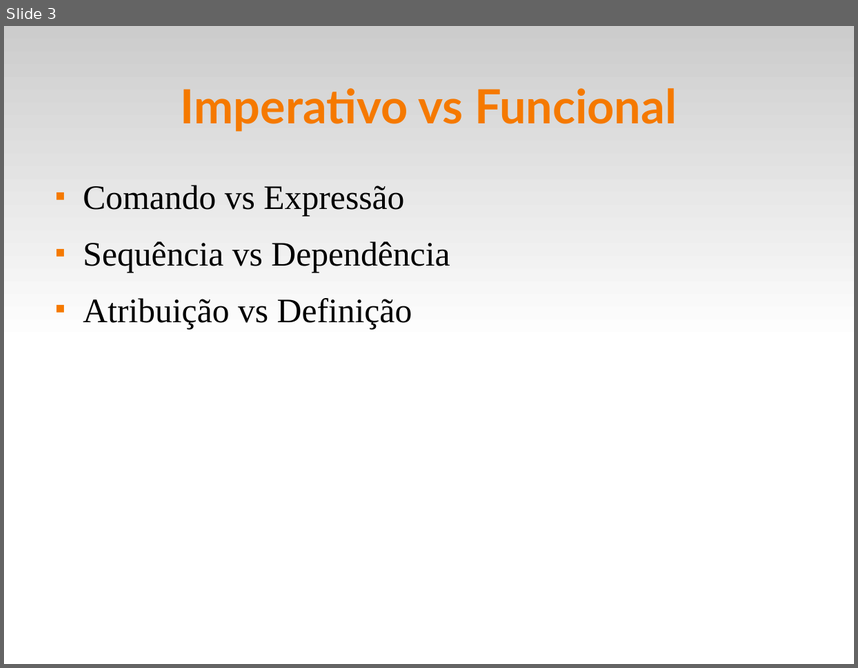
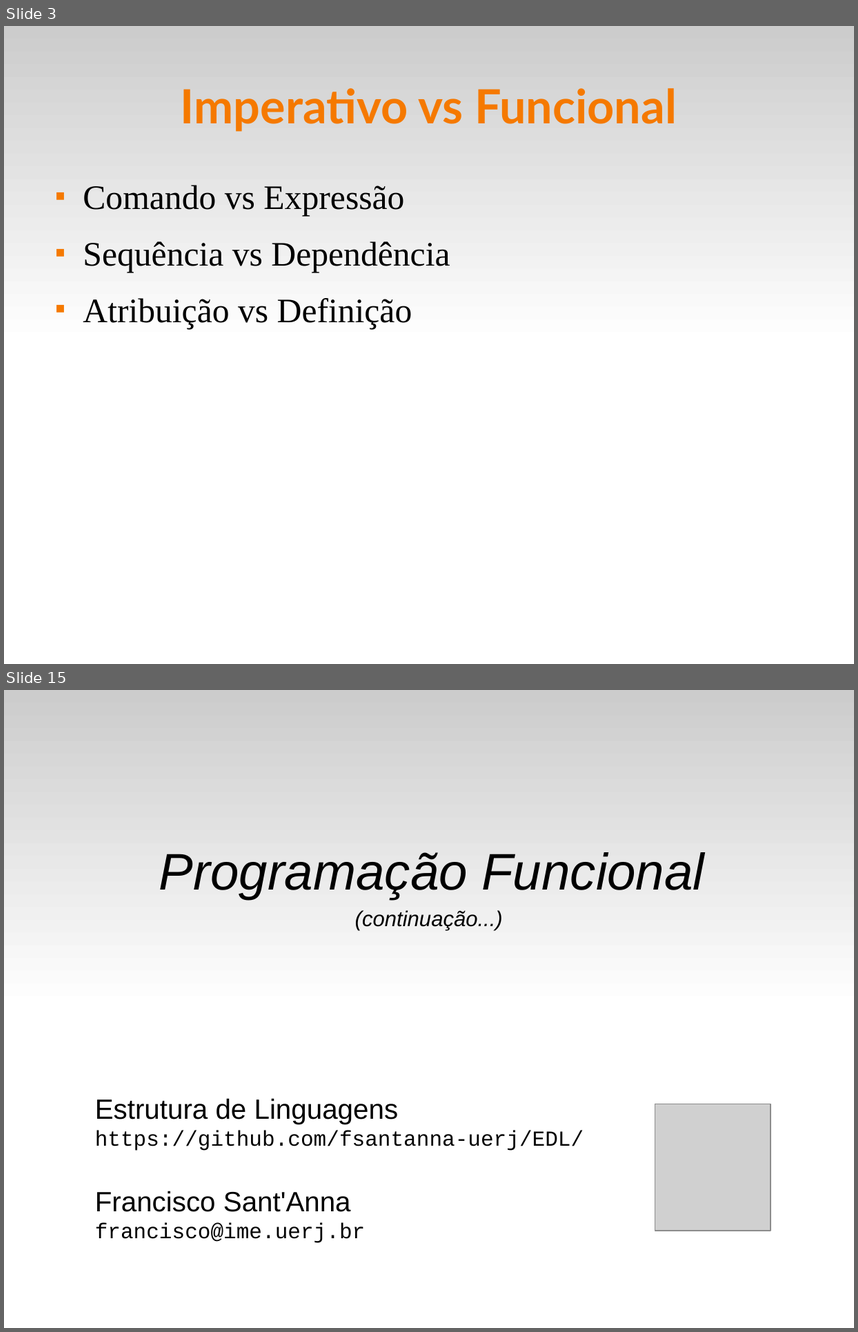
Before and after one commit to fsantanna-uerj/EDL, a slide deck: slides/edl-10-fun.odp. Shown one above the other, each under a label of ours: slide 3 before the commit, slides 3 and 15 after it; the slides between them are not shown. The pictures are 858x668 and 858x1332 pixels, drawn with LibreOffice and Linux fonts; fonts in the diff are those of the drawing; grey boxes stand for pictures. Boxes give left, top, right and bottom in pixels: in the first picture for what was removed or moved away, otherwise in the second. Text is boxed around its words. In the diff, an @@ line names an element or a change of style, - is before the commit and + after.

```diff
--- a/slides/edl-10-fun.odp
+++ b/slides/edl-10-fun.odp
@@ slide 15 added at [4, 690, 854, 1328], background #FFFFFF; not listed: 1 template element that a slide beside it also shows @@
@@ subtitle added at [159, 852, 705, 899], 48 pt, text #000000, italic @@
+Programação Funcional
@@ text added at [355, 910, 503, 930], 20 pt, text #000000, italic @@
+(continuação...)
@@ text added at [95, 1098, 584, 1243], 20 pt, text #000000 @@
+Estrutura de Linguagens
+https://github.com/fsantanna-uerj/EDL/
+Francisco Sant'Anna
+francisco@ime.uerj.br
@@ picture added at [655, 1104, 771, 1231] @@
```
Also in this commit, not shown: 7 slides changed, 15 other slides added, 2 slides removed, 5 other files.
